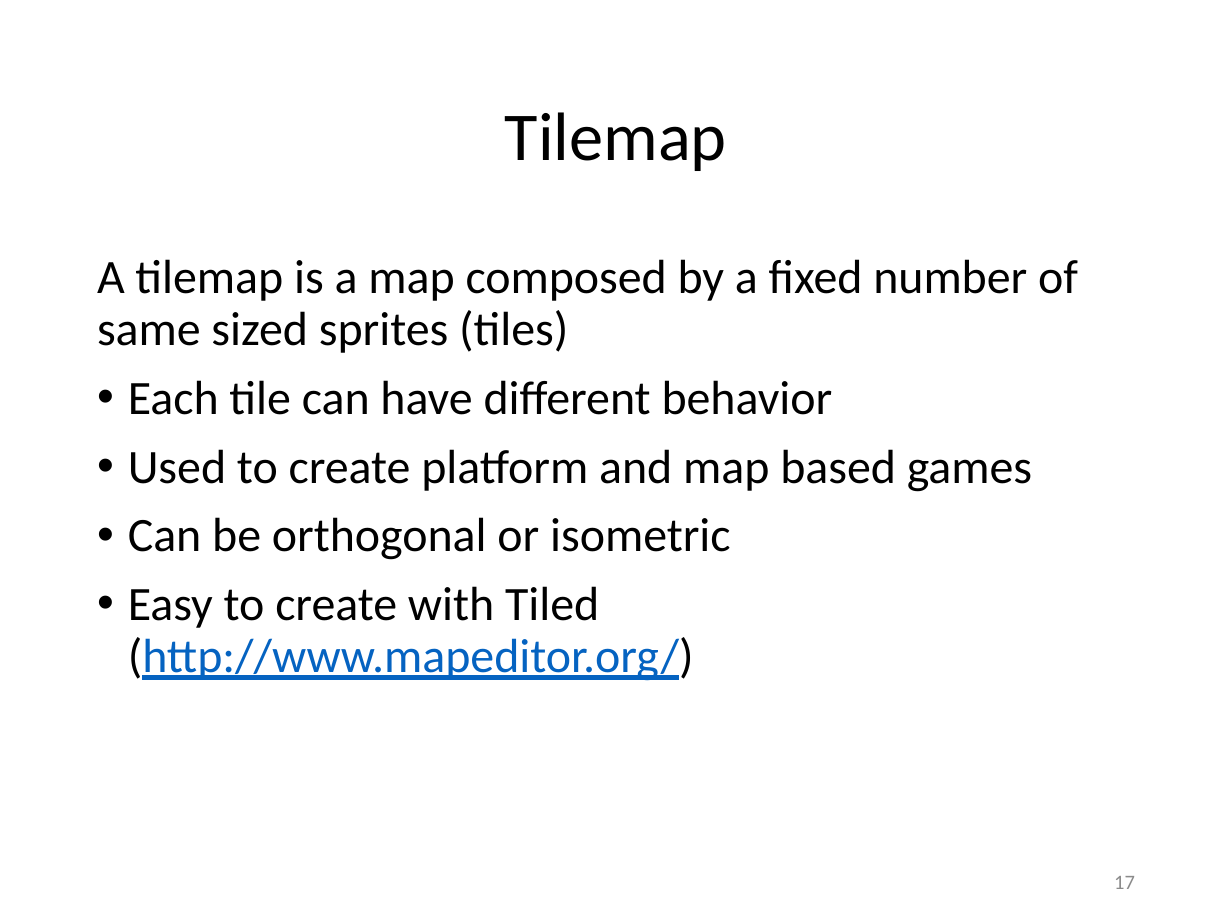
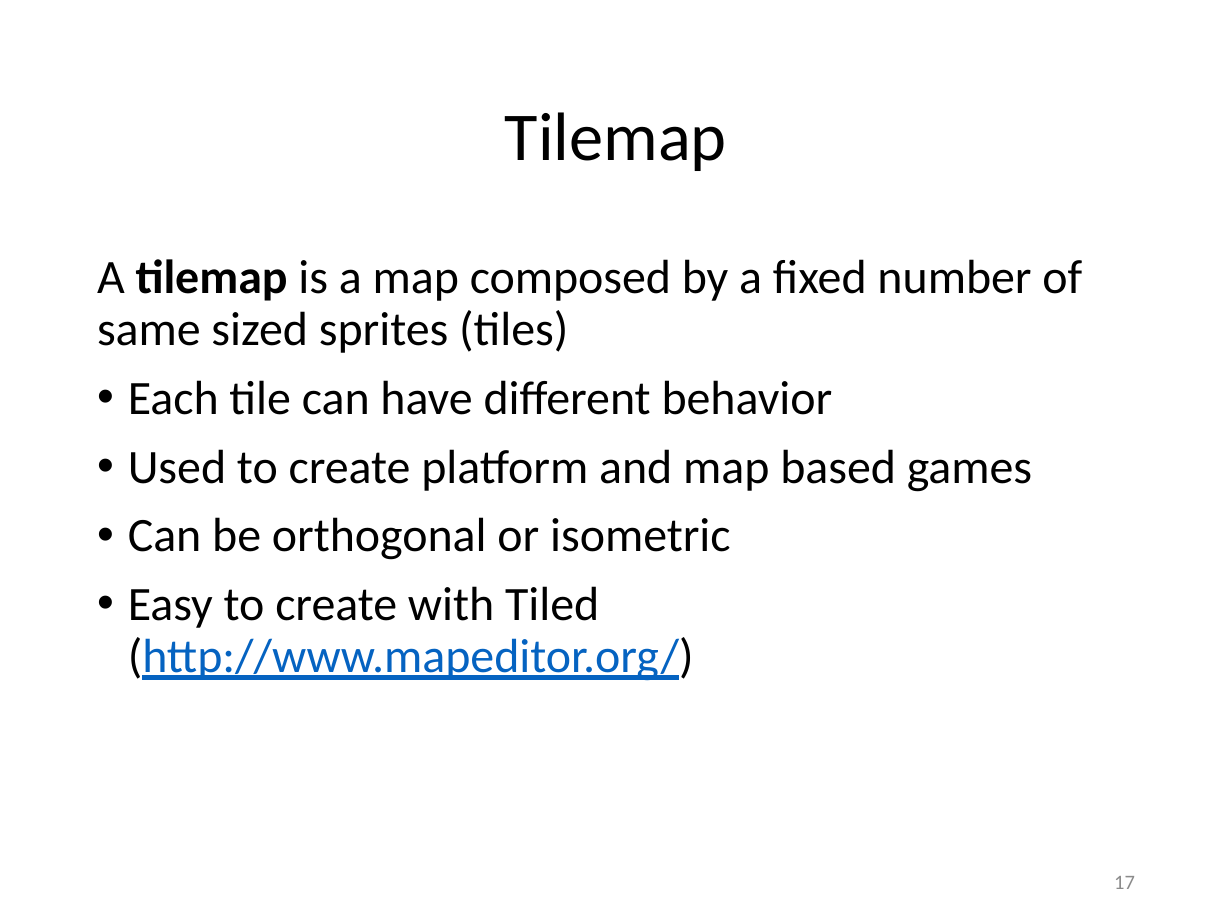
Before and after one commit to Lotti/codemotion2014, a slide deck: slide 17 of codemotion.pptx. Drawn at 1232x924 pixels with LibreOffice and Linux fonts; fonts in the diff are those of the drawing; background and template pictures are left out. Boxes give left, top, right and bottom in pixels: in the first picture for what was removed or moved away, otherwise in the second. Text is boxed around its words. In the diff, an @@ line names an element or a change of style, - is before the commit and + after.

```diff
--- a/codemotion.pptx
+++ b/codemotion.pptx
@@ text at box(97, 259, 1082, 353): bold on in "tilemap" @@
```
Also in this commit, not shown: 4 other slides changed.
